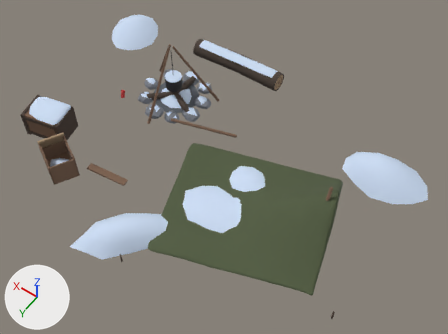
A saved change to the Blender file winter-survival/blender/sources/campsite_remains.blend.
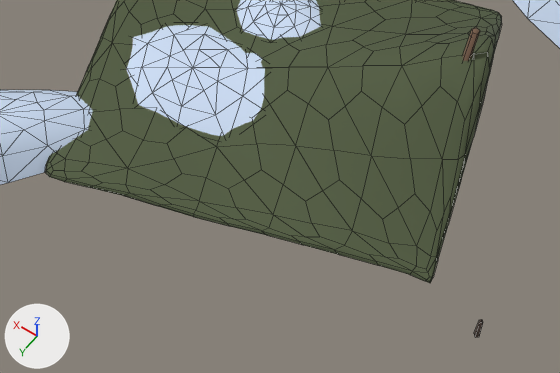
Old and new are each drawn whole from a 50 mm camera at (-4.1, 5.21, 7.83) aimed at (-0.66, 0.39, 0.25) and again close up on the part from 29% to 82% of the width and 52% to 100% of the height. Lighting does not change. The marker at lower left points along +X, +Y and +Z. The last two pictures show the newer version. The close-ups show mesh edges as thin lines. Objects named as collision shapes, trigger or cutter boxes, shadow casters or lower levels of detail are left out.

In view in the first close-up: 'Remains'.
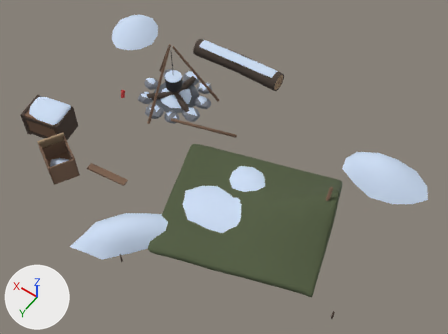
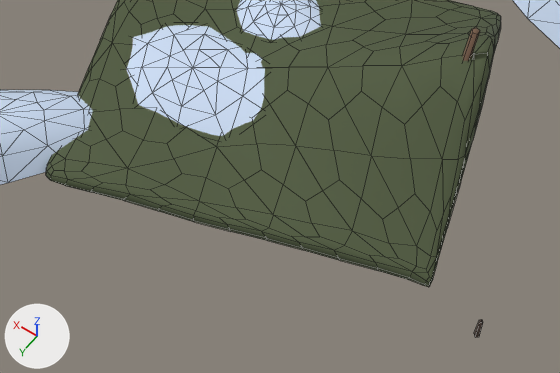
Location of each change, (x1, y1, x2, y2) in pixels of the close-ups (560 x 373 px; the box of a moved part takes in the faces that stretch with it):
part 1 of me_remains, moved or reshaped
    before: (45, 0, 502, 283)
    after: (46, 0, 501, 287)

Patch to the scene script:
```diff
--- a/winter-survival/blender/sources/campsite_remains.blend.py
+++ b/winter-survival/blender/sources/campsite_remains.blend.py
@@ me_remains @@
 # used by ob_remains; location = (0.0, 0.0, 0.0)
-me_remains.from_pydata(...)  # 1903 vertices, 1997 faces; spans x -3.46..3.28, y -2.02..2.72, z -0.05..1.14
+me_remains.from_pydata(...)  # 1903 vertices, 2001 faces; spans x -3.46..3.28, y -2.02..2.72, z -0.07..1.14
+# me_remains part 1
+# 1 vertex is removed from x -2.81, y 1.37, z 0.04
+# 10 faces are deleted
+# 141 vertices in x -2.8..0.06, y -0.51..2.05, z 0.01..0.03 move by (0.0, 0.0, -0.08)
+# 50 vertices in x -2.84..0.15, y -0.6..2.11, z 0.02..0.49 move by (0.0, 0.0, -0.04)
+# 42 vertices in x -2.83..0.14, y -0.59..2.07, z 0.03..0.81 move by (0.0, 0.0, -0.01)
+# 42 vertices in x -2.83..0.14, y -0.58..2.1, z 0.01..0.17 move by (0.0, 0.0, -0.07)
+# 11 vertices in x -2.61..0.14, y -0.59..2.1, z 0.01..0.14 move by (0.0, 0.0, -0.06)
+# 7 vertices in x -1.68..0.13, y -0.43..2.1, z 0.04..0.09 move by (0.0, 0.0, -0.02)
+# 4 vertices move from x -2.81..-2.05, y -0.55..1.37, z 0.02..0.51 to x -2.81..-2.05, y -0.55..1.37, z 0.0..0.51
+# 1 vertex is added at (-2.81, 1.37, -0.05)
+# 12 new faces join them
+# other edits to the shape of me_remains do not show in these pictures
 me_remains.materials.append(mat_palette_vcol)
```
